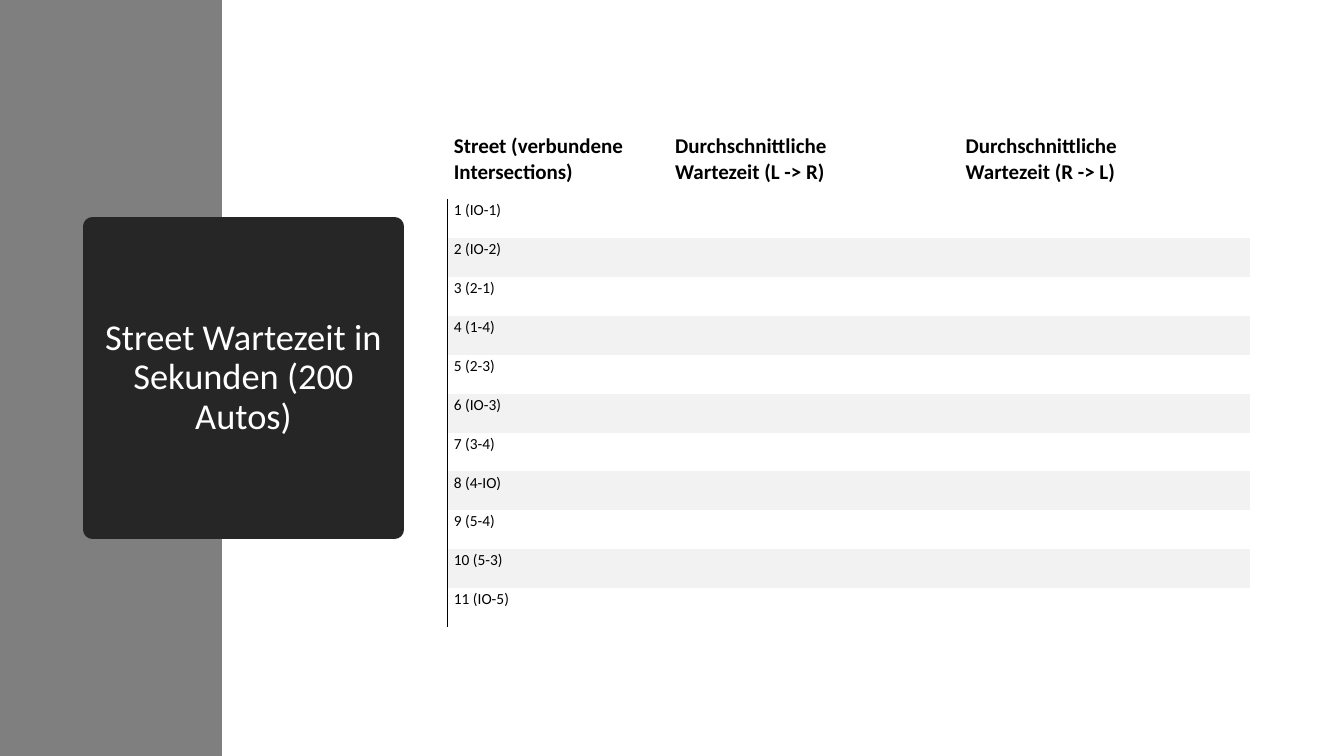
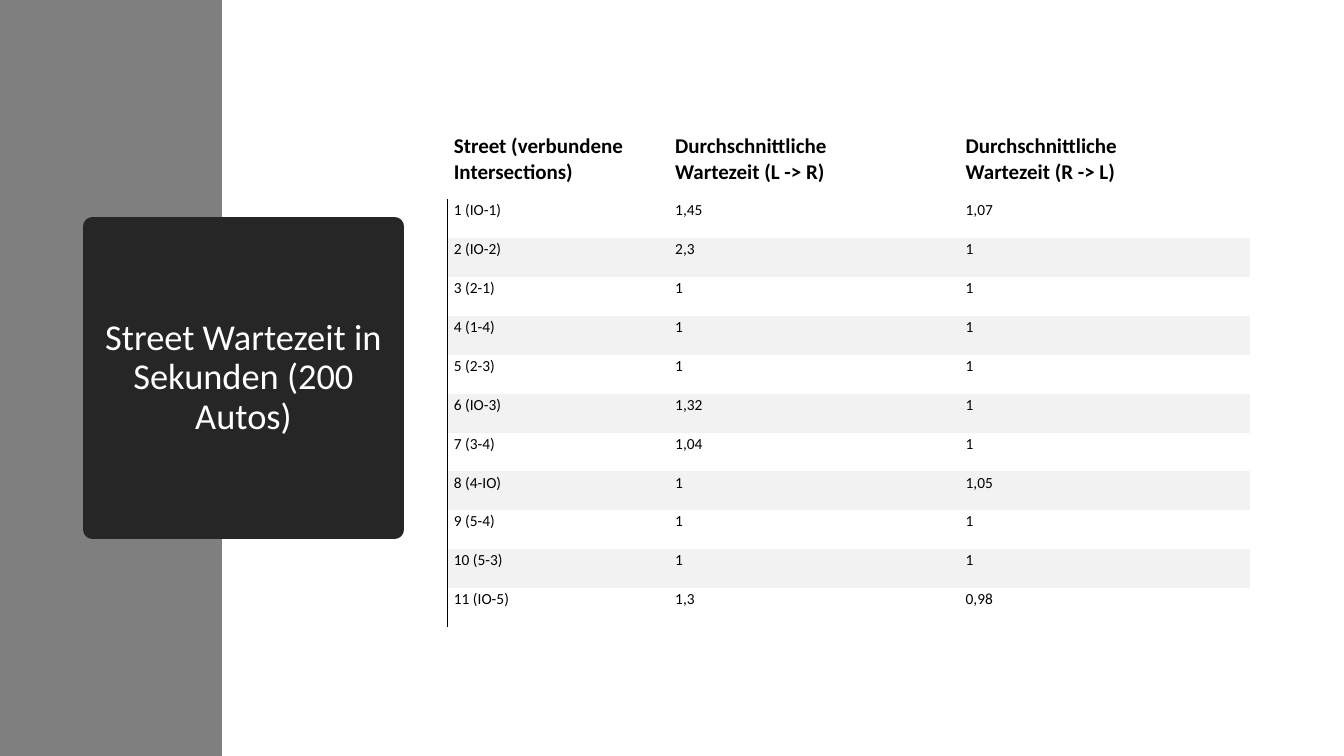
Before and after one commit to code-drey/car_simulation, a slide deck: slide 23 of Presentation/Traffic-flow-modeling-and-analysis.pptx. Drawn at 1344x756 pixels with LibreOffice and Linux fonts; fonts in the diff are those of the drawing. Boxes give left, top, right and bottom in pixels: in the first picture for what was removed or moved away, otherwise in the second. Text is boxed around its words. In the diff, an @@ line names an element or a change of style, - is before the commit and + after.

```diff
--- a/Presentation/Traffic-flow-modeling-and-analysis.pptx
+++ b/Presentation/Traffic-flow-modeling-and-analysis.pptx
@@ table at [448,129,1250,628] @@
-row 2, column 2: 
+row 2, column 2: 1,45
-row 2, column 3: 
+row 2, column 3: 1,07
-row 3, column 2: 
+row 3, column 2: 2,3
-row 3, column 3: 
+row 3, column 3: 1
-row 4, column 2: 
+row 4, column 2: 1
-row 4, column 3: 
+row 4, column 3: 1
-row 5, column 2: 
+row 5, column 2: 1
-row 5, column 3: 
+row 5, column 3: 1
-row 6, column 2: 
+row 6, column 2: 1
-row 6, column 3: 
+row 6, column 3: 1
-row 7, column 2: 
+row 7, column 2: 1,32
-row 7, column 3: 
+row 7, column 3: 1
-row 8, column 2: 
+row 8, column 2: 1,04
-row 8, column 3: 
+row 8, column 3: 1
-row 9, column 2: 
+row 9, column 2: 1
-row 9, column 3: 
+row 9, column 3: 1,05
-row 10, column 2: 
+row 10, column 2: 1
-row 10, column 3: 
+row 10, column 3: 1
-row 11, column 2: 
+row 11, column 2: 1
-row 11, column 3: 
+row 11, column 3: 1
-row 12, column 2: 
+row 12, column 2: 1,3
-row 12, column 3: 
+row 12, column 3: 0,98
```
Also in this commit, not shown: 4 other slides changed.
